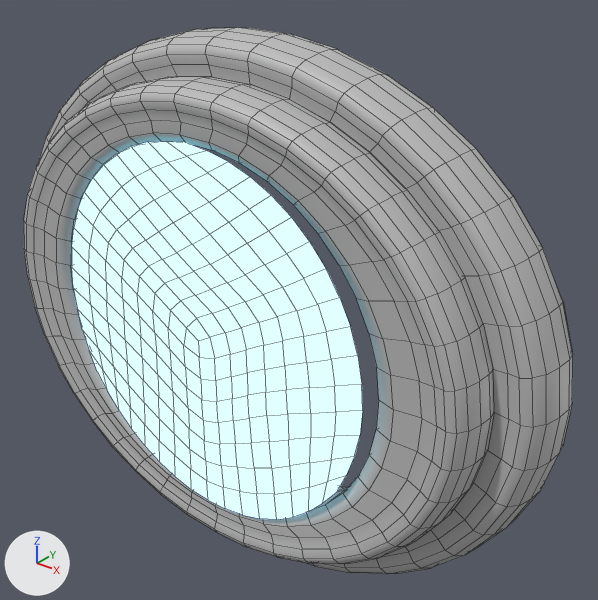
The FBX model MayaProjectExports/Teleporter.fbx: old version first, new version second.
The view is the same before and after, from a 50 mm camera at (-0.0541, 0.0723, 0.2209) aimed at (-0.0832, 0.1087, 0.1983). Every picture has the same lights, and +X, +Y and +Z are marked at lower left. Mesh edges are drawn as thin lines. Where no turn or scale is listed for an object, it has been applied to the vertices.

Script lines for the objects in view, before the commit:
```python
me_mesh = bpy.data.meshes.new('Mesh')
me_mesh.from_pydata(...)  # 1657 vertices, 1632 faces; spans x -0.0206..0.0204, y -0.0039..0.004, z -0.0171..0.0171
# faces by material slot: [1440, 192]
me_mesh.materials.append(mat_lambert1)  # grey #bcbcbc
me_mesh.materials.append(mat_teleport1)  # pink #ff77ff
ob_teleport = bpy.data.objects.new('Teleport', me_mesh)
ob_teleport.location = (-0.0856, 0.10612, 0.19735)
```
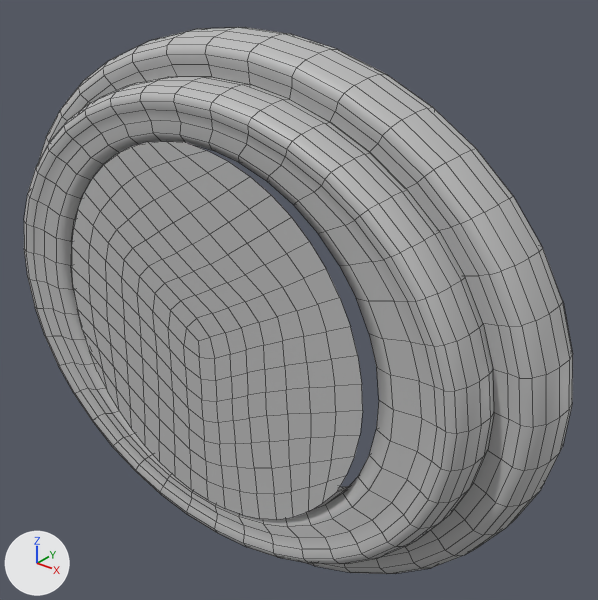
Boxes (x1, y1, x2, y2) around the edits, measured in the pictures (598 x 600 px):
```json
{"part": 1, "of": "me_mesh", "change": "recoloured", "before": [72, 141, 363, 520], "after": [72, 141, 363, 520], "on screen": "white to grey"}
```

Edits to the scene script, one JSON object a line:
```json
{"op": "add", "block": "mat_teleportshell", "code": ["mat_teleportshell = principled_material('TeleportShell')", "mat_teleportshell.base_color = (0.5, 0.5, 0.5)  # grey #bcbcbc"]}
{"op": "add", "block": "mat_teleportemmissive", "code": ["mat_teleportemmissive = principled_material('TeleportEmmissive')", "mat_teleportemmissive.base_color = (0.5, 0.5, 0.5)  # grey #bcbcbc"]}
{"block": "me_mesh", "where": "me_mesh.from_pydata(...)  # 1657 vertices, 1632 faces; spans x -0.0206..0.0204, y -0.0039..0.004, z -0.0171..0.0171"}
{"block": "me_mesh", "where": "# used by ob_teleport; location = (-0.0856, 0.10612, 0.19735)"}
{"block": "me_mesh", "change": "me_mesh part 1: all 192 faces that had it switch from mat_teleport1 (pink #ff77ff) to mat_teleportemmissive (grey #bcbcbc)"}
{"op": "add", "block": "me_mesh", "code": "me_mesh.materials.append(mat_teleportshell)  # grey #bcbcbc"}
```
